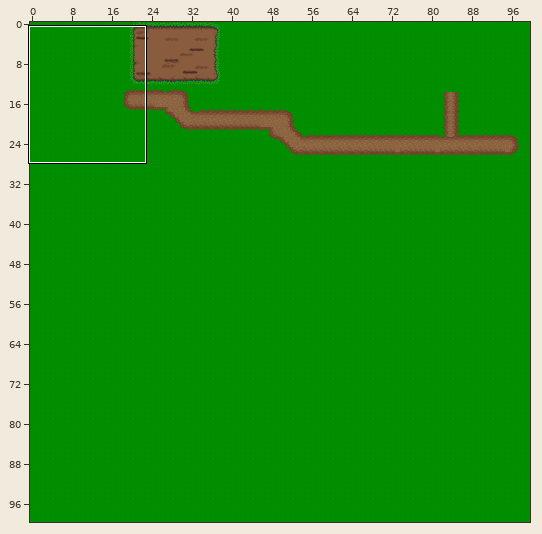
Two versions of a level (Tiled map (JSON), public/assets/maps/firstMap.json). The first picture is a wide view before the edit; the outline marks the close-up.
Close-up. Before the edit:
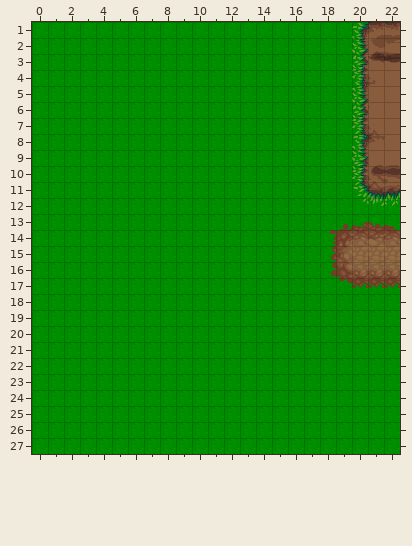
Cells are 16x16 px. Shown: x 0..22, y 1..27.
And afterwards:
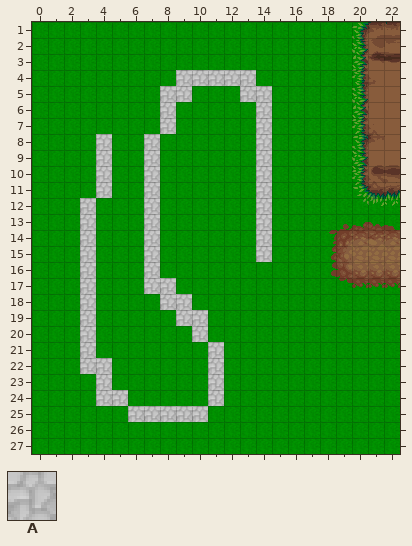
Key: from "tileset16": A 3845.
_ is an empty cell.
From old to new:
Layer "Ground2":
y 4: x 9..13 _____ -> AAAAA
y 5: x 8..9 __ -> AA; x 13..14 __ -> AA
y 6..7: x 8 _ -> A; x 14 _ -> A
y 8..11: x 4 _ -> A; x 7 _ -> A; x 14 _ -> A
y 12..15: x 3 _ -> A; x 7 _ -> A; x 14 _ -> A
y 16: x 3 _ -> A; x 7 _ -> A
y 17: x 3 _ -> A; x 7..8 __ -> AA
y 18: x 3 _ -> A; x 8..9 __ -> AA
y 19: x 3 _ -> A; x 9..10 __ -> AA
y 20: x 3 _ -> A; x 10 _ -> A
y 21: x 3 _ -> A; x 11 _ -> A
y 22: x 3..4 __ -> AA; x 11 _ -> A
y 23: x 4 _ -> A; x 11 _ -> A
y 24: x 4..5 __ -> AA; x 11 _ -> A
y 25: x 6..10 _____ -> AAAAA
Changed places in both close-ups, as pixel boxes (x1, y1, x2, y2):
added: (80, 70, 272, 422)
